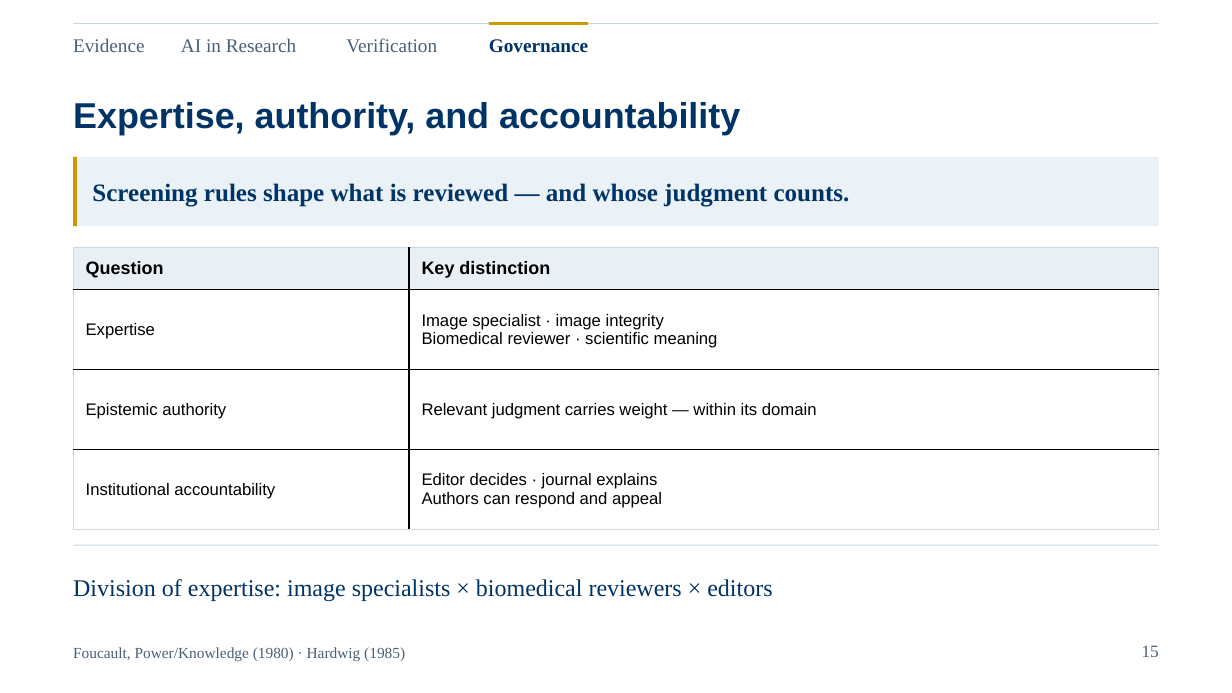
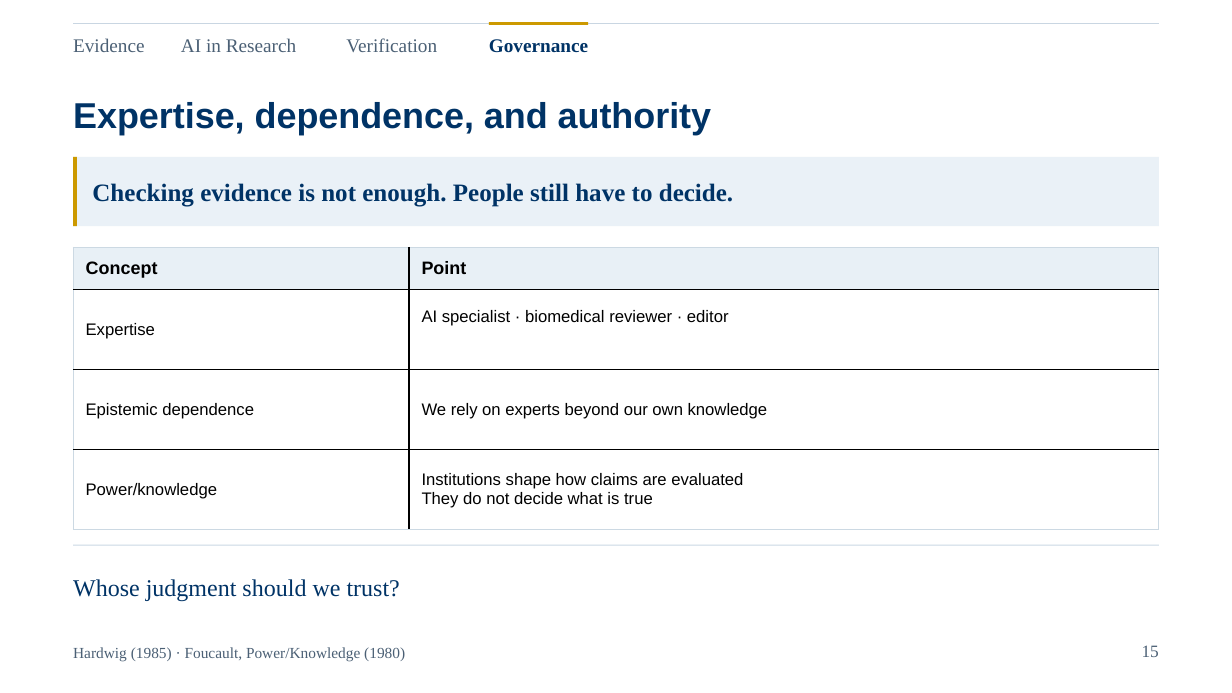
Before and after one commit to acmomo/cursor-playground, a slide deck: slide 15 of INFH5000_PPT_SpeakerAligned_KeywordVersion.pptx. Drawn at 1232x693 pixels with LibreOffice and Linux fonts; fonts in the diff are those of the drawing. Boxes give left, top, right and bottom in pixels: in the first picture for what was removed or moved away, otherwise in the second. Text is boxed around its words. In the diff, an @@ line names an element or a change of style, - is before the commit and + after.

```diff
--- a/INFH5000_PPT_SpeakerAligned_KeywordVersion.pptx
+++ b/INFH5000_PPT_SpeakerAligned_KeywordVersion.pptx
@@ text at [73,102,712,135]: text changed @@
-Expertise, authority, and accountability
+Expertise, dependence, and authority
@@ text at [92,183,733,207]: text changed @@
-Screening rules shape what is reviewed — and whose judgment counts.
+Checking evidence is not enough. People still have to decide.
@@ table at [73,248,1159,530] @@
-row 1, column 1: Question
+row 1, column 1: Concept
-row 1, column 2: Key distinction
+row 1, column 2: Point
-row 2, column 2: Image specialist · image integrity / Biomedical reviewer · scientific meaning
+row 2, column 2: AI specialist · biomedical reviewer · editor
-row 3, column 1: Epistemic authority
+row 3, column 1: Epistemic dependence
-row 3, column 2: Relevant judgment carries weight — within its domain
+row 3, column 2: We rely on experts beyond our own knowledge
-row 4, column 1: Institutional accountability
+row 4, column 1: Power/knowledge
-row 4, column 2: Editor decides · journal explains / Authors can respond and appeal
+row 4, column 2: Institutions shape how claims are evaluated / They do not decide what is true
@@ text at [73,579,400,602]: text changed @@
-Division of expertise: image specialists × biomedical reviewers × editors
+Whose judgment should we trust?
@@ text at [73,647,405,662]: text changed @@
-Foucault, Power/Knowledge (1980) · Hardwig (1985)
+Hardwig (1985) · Foucault, Power/Knowledge (1980)
```
Also in this commit, not shown: 6 other slides changed, 2 slides added, 2 slides removed.
